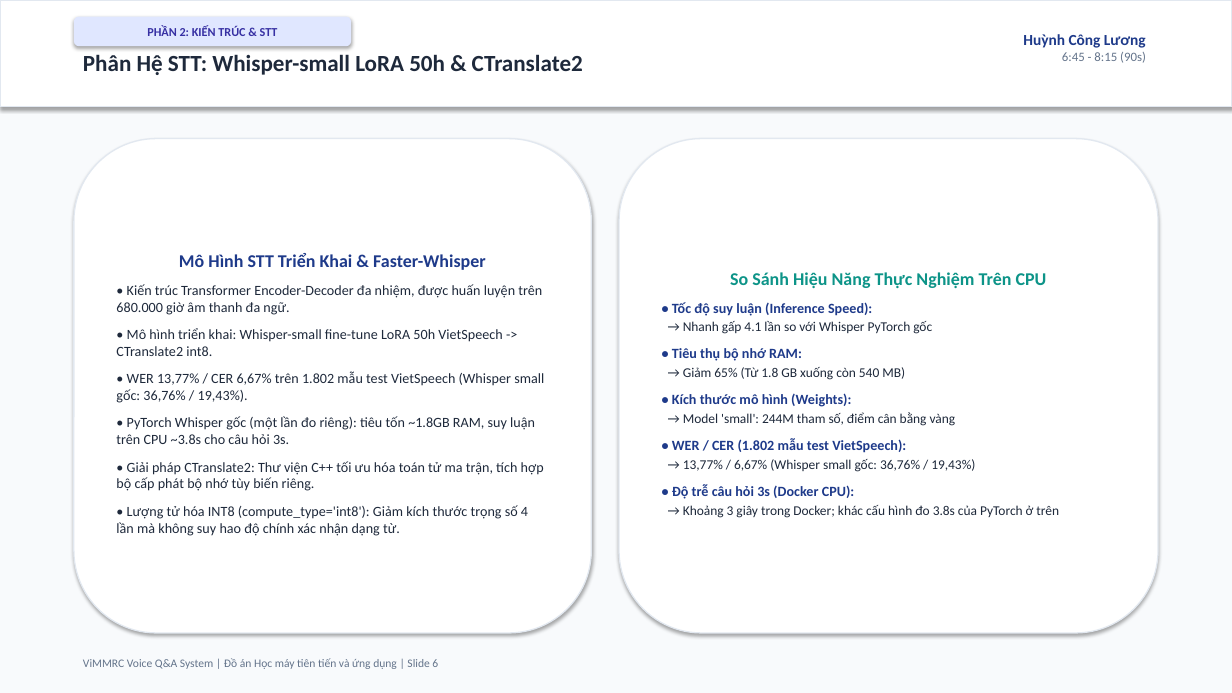
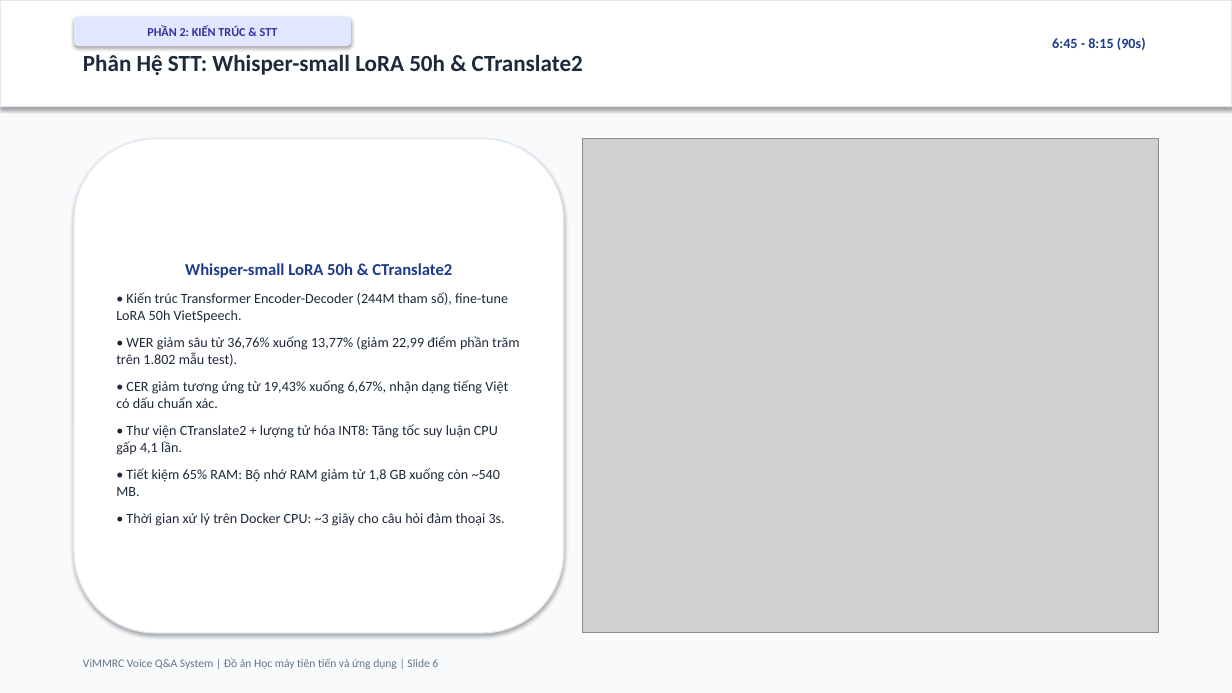
Before and after one commit to ngohuy04022000/vimmrc-qa-voice, a slide deck: slide 6 of docs/ViMMRC_Presentation_30min.pptx. Drawn at 1232x693 pixels with LibreOffice and Linux fonts; fonts in the diff are those of the drawing; grey boxes stand for pictures. Boxes give left, top, right and bottom in pixels: in the first picture for what was removed or moved away, otherwise in the second. Text is boxed around its words. In the diff, an @@ line names an element or a change of style, - is before the commit and + after.

```diff
--- a/docs/ViMMRC_Presentation_30min.pptx
+++ b/docs/ViMMRC_Presentation_30min.pptx
@@ text "6:45 - 8:15 (90s)" at (x1=1052, y1=37, x2=1146, y2=50): size 10 to 11 pt, text colour #64748B to #1E3A8A, bold on @@
@@ text at (x1=1023, y1=34, x2=1146, y2=48): paragraph removed @@
-Huỳnh Công Lương
@@ rounded rectangle "Whisper-small LoRA 50h & CTranslate2" resized from (x1=74, y1=139, x2=592, y2=633) to (x1=74, y1=139, x2=564, y2=633) @@
@@ picture added at (x1=582, y1=139, x2=1158, y2=633) @@
@@ rounded rectangle removed at (x1=619, y1=139, x2=1158, y2=633) @@
-So Sánh Hiệu Năng Thực Nghiệm Trên CPU
-• Tốc độ suy luận (Inference Speed):
-→ Nhanh gấp 4.1 lần so với Whisper PyTorch gốc
-• Tiêu thụ bộ nhớ RAM:
-→ Giảm 65% (Từ 1.8 GB xuống còn 540 MB)
-• Kích thước mô hình (Weights):
-→ Model 'small': 244M tham số, điểm cân bằng vàng
-• WER / CER (1.802 mẫu test VietSpeech):
-→ 13,77% / 6,67% (Whisper small gốc: 36,76% / 19,43%)
-• Độ trễ câu hỏi 3s (Docker CPU):
-→ Khoảng 3 giây trong Docker; khác cấu hình đo 3.8s của PyTorch ở trên
@@ text in rounded rectangle at (x1=116, y1=263, x2=519, y2=526): text changed @@
-Mô Hình STT Triển Khai & Faster-Whisper
-• Kiến trúc Transformer Encoder-Decoder đa nhiệm, được huấn luyện trên 680.000 giờ âm thanh đa ngữ.
-• Mô hình triển khai: Whisper-small fine-tune LoRA 50h VietSpeech -> CTranslate2 int8.
-• WER 13,77% / CER 6,67% trên 1.802 mẫu test VietSpeech (Whisper small gốc: 36,76% / 19,43%).
-• PyTorch Whisper gốc (một lần đo riêng): tiêu tốn ~1.8GB RAM, suy luận trên CPU ~3.8s cho câu hỏi 3s.
-• Giải pháp CTranslate2: Thư viện C++ tối ưu hóa toán tử ma trận, tích hợp bộ cấp phát bộ nhớ tùy biến riêng.
-• Lượng tử hóa INT8 (compute_type='int8'): Giảm kích thước trọng số 4 lần mà không suy hao độ chính xác nhận dạng từ.
+Whisper-small LoRA 50h & CTranslate2
+• Kiến trúc Transformer Encoder-Decoder (244M tham số), fine-tune LoRA 50h VietSpeech.
+• WER giảm sâu từ 36,76% xuống 13,77% (giảm 22,99 điểm phần trăm trên 1.802 mẫu test).
+• CER giảm tương ứng từ 19,43% xuống 6,67%, nhận dạng tiếng Việt có dấu chuẩn xác.
+• Thư viện CTranslate2 + lượng tử hóa INT8: Tăng tốc suy luận CPU gấp 4,1 lần.
+• Tiết kiệm 65% RAM: Bộ nhớ RAM giảm từ 1,8 GB xuống còn ~540 MB.
+• Thời gian xử lý trên Docker CPU: ~3 giây cho câu hỏi đàm thoại 3s.
```
Also in this commit, not shown: 23 other slides changed, 37 other files.
